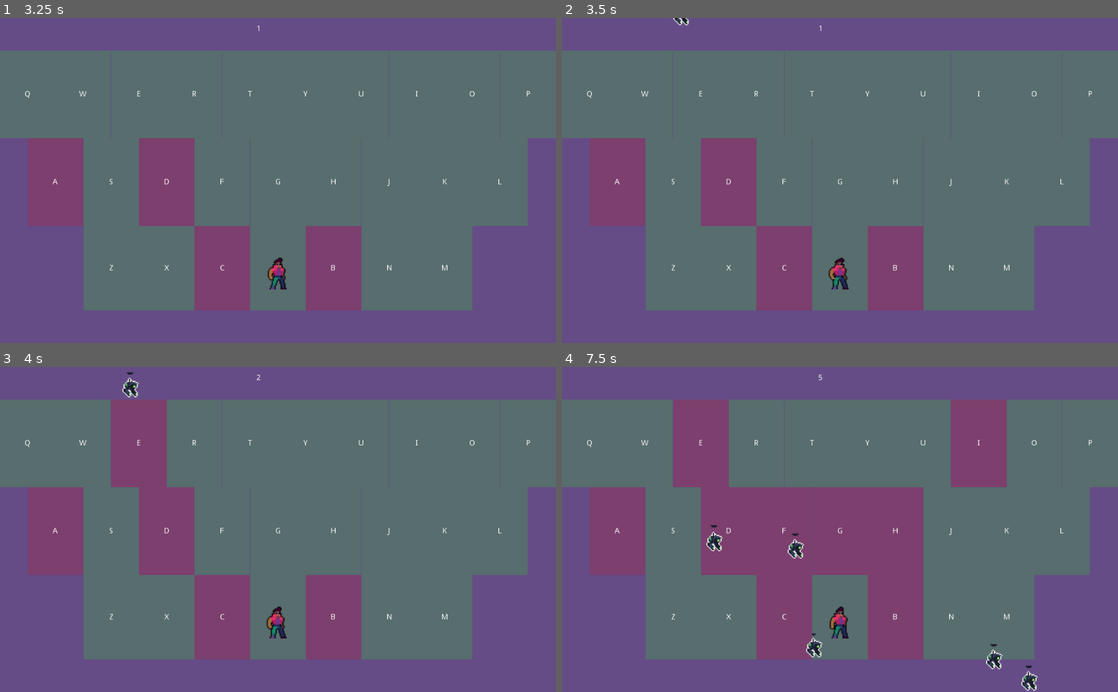
Above: before the commit, frames 1-4 (two rows, left to right).
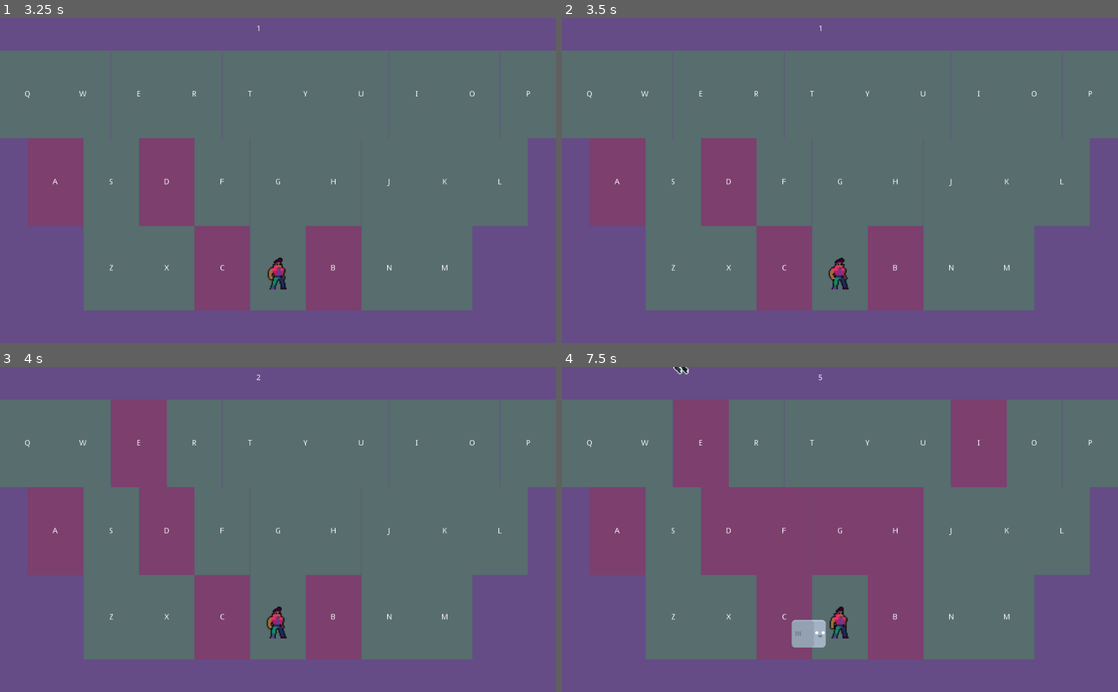
Above: after the commit, the same moments.

Repository: nicholso24/Keyboard-Warrior
Game: Godot game, scene res://Main.tscn
Same seed, same stepped clock (60 frames per second), same inputs: the game is played once before the commit and once after it.
Inputs (mouse positions are in pixels of both pictures, inside the frame that each line leads up to):
- Up to frame 1 (3.25 s): click "Start!" at 0.5 s; move the mouse to (400, 164) at 1.27 s; hold Right (ui_right) 1.28-2.03 s; tap A (a_key) at 1.35 s; tap B (b_key) at 1.55, 2.1 s; tap Enter at 2 s; move the mouse to (166, 196) at 2.02 s; hold Down (ui_down) 2.03-2.78 s; tap C (c_key) at 2.3, 2.85 s; move the mouse to (333, 109) at 2.77 s; hold Right (ui_right) from 2.78 s (still down); tap D (d_key) at 3.05 s
- Up to frame 2 (3.5 s): keep holding Right (ui_right)
- Up to frame 3 (4 s): move the mouse to (250, 594) at 3.52 s; release Right (ui_right) at 3.53 s; hold Up (ui_up) from 3.53 s (still down); tap D (d_key) at 3.6 s; tap E (e_key) at 3.8 s
- Up to frame 4 (7.5 s): move the mouse to (1006, 578) at 4.27 s; release Up (ui_up) at 4.28 s; hold Left (ui_left) 4.28-5.78 s; tap E (e_key) at 4.35 s; tap F (f_key) at 4.55, 5.1 s; move the mouse to (673, 480) at 5.02 s; tap G (g_key) at 5.3, 5.85 s; move the mouse to (867, 529) at 5.77 s; hold Down (ui_down) 5.78-6.53 s; tap H (h_key) at 6.05, 6.6 s; move the mouse to (756, 448) at 6.52 s; hold Right (ui_right) 6.53-7.28 s; tap I (i_key) at 6.8, 7.35 s; move the mouse to (962, 513) at 7.27 s; hold Up (ui_up) from 7.28 s (still down)

Frame 1 is identical in both runs. In frame 2, less than 0.1% of the frame differs, in the area x 20-23%, y 0-3%; in frame 3, 0.1%; in frame 4, 1.2%, in the area x 20-86%, y 0-100%.

Commit message:
added mobs

Diff:
--- a/Keyboard Warrior/Main.gd
+++ b/Keyboard Warrior/Main.gd
@@ -2,6 +2,8 @@
 
 var score = 0
 var scene = load("res://Robot.tscn")
+var term = load("res://Terminator.tscn")
+var unstop = load("res://Unstoppable.tscn")
 func _ready():
 	randomize()
 
@@ -18,6 +20,8 @@
 	yield($StartTimer,"timeout")
 	$ScoreTimer.start()
 	$RobotTimer.start()
+	$TermTimer.start()
+	$UnstopTimer.start()
 
 
 
@@ -26,7 +30,9 @@
 	get_tree().call_group("mobs","queue_free")
 	$ScoreTimer.stop()
 	$RobotTimer.stop()
+	$TermTimer.stop()
 	$HUD.show_game_over()
+	$UnstopTimer.stop()
 
 
 func _on_RobotTimer_timeout():
@@ -44,3 +50,33 @@
 func _on_ScoreTimer_timeout():
 	score += 1
 	$HUD.update_score(score)
+
+
+func _on_TermTimer_timeout():
+	var mob_spawn_location = $MobPath/MobSpawn
+	mob_spawn_location.unit_offset = randf()
+
+	var robot = term.instance()
+	add_child(robot)
+
+	robot.position = mob_spawn_location.position
+
+
+
+func _on_UnstopTimer_timeout():
+	var dir = true
+	if randi() % 2:
+		dir = false
+	if dir:
+		var mob_spawn_location = $UnstopPosition1
+		var robot = unstop.instance()
+		add_child(robot)
+		robot.position = mob_spawn_location.position
+		robot._on_spawn($UnstopPosition2)
+
+	else:
+		var mob_spawn_location = $UnstopPosition2
+		var robot = unstop.instance()
+		add_child(robot)
+		robot.position = mob_spawn_location.position
+		robot._on_spawn($UnstopPosition1)
--- a/Keyboard Warrior/Main.tscn
+++ b/Keyboard Warrior/Main.tscn
@@ -774,6 +774,7 @@
 position = Vector2( 758, 562 )
 
 [node name="RobotTimer" type="Timer" parent="."]
+wait_time = 5.0
 
 [node name="ScoreTimer" type="Timer" parent="."]
 
@@ -789,8 +790,22 @@
 [node name="MobSpawn" type="PathFollow2D" parent="MobPath"]
 position = Vector2( 1081, -59 )
 rotation = -3.13349
+
+[node name="TermTimer" type="Timer" parent="."]
+wait_time = 3.0
+
+[node name="UnstopPosition1" type="Position2D" parent="."]
+position = Vector2( -3, 288 )
+
+[node name="UnstopPosition2" type="Position2D" parent="."]
+position = Vector2( 1094, 288 )
+
+[node name="UnstopTimer" type="Timer" parent="."]
+wait_time = 10.0
 
 [connection signal="start_game" from="HUD" to="." method="new_game"]
 [connection signal="hit" from="Player" to="." method="game_over"]
 [connection signal="timeout" from="RobotTimer" to="." method="_on_RobotTimer_timeout"]
 [connection signal="timeout" from="ScoreTimer" to="." method="_on_ScoreTimer_timeout"]
+[connection signal="timeout" from="TermTimer" to="." method="_on_TermTimer_timeout"]
+[connection signal="timeout" from="UnstopTimer" to="." method="_on_UnstopTimer_timeout"]
--- /dev/null
+++ b/Keyboard Warrior/Terminator.gd
@@ -0,0 +1,19 @@
+extends KinematicBody2D
+onready var player = get_node("/root/Main/Player")
+var velocity = Vector2(0,0)
+func _ready():
+	yield(get_tree().create_timer(0.1), "timeout")
+	self.rotate(PI / 2)
+	yield(get_tree().create_timer(0.1), "timeout")
+	self.rotate(PI / 2)
+	yield(get_tree().create_timer(0.1), "timeout")
+	self.rotate(PI / 2)
+	yield(get_tree().create_timer(0.1), "timeout")
+	self.rotate(PI / 2)
+	velocity = position.direction_to(player.position) * 300
+
+func _physics_process(delta):
+		move_and_collide(velocity * delta)
+
+func kill():
+	queue_free()
--- /dev/null
+++ b/Keyboard Warrior/Terminator.tscn
@@ -0,0 +1,19 @@
+[gd_scene load_steps=4 format=2]
+
+[ext_resource path="res://robot_blueBody.png" type="Texture" id=1]
+[ext_resource path="res://Terminator.gd" type="Script" id=2]
+
+[sub_resource type="RectangleShape2D" id=1]
+extents = Vector2( 77, 59.5 )
+
+[node name="Terminator" type="KinematicBody2D" groups=["mobs"]]
+scale = Vector2( 0.4, 0.4 )
+collision_mask = 0
+script = ExtResource( 2 )
+
+[node name="CollisionShape2D" type="CollisionShape2D" parent="."]
+position = Vector2( -1, -0.5 )
+shape = SubResource( 1 )
+
+[node name="Sprite" type="Sprite" parent="."]
+texture = ExtResource( 1 )
--- /dev/null
+++ b/Keyboard Warrior/Unstoppable.gd
@@ -0,0 +1,12 @@
+extends KinematicBody2D
+
+var velocity = Vector2(0,0)
+
+func _on_spawn(var pos):
+	velocity = position.direction_to(pos.position) * 200
+
+func _physics_process(delta):
+	move_and_collide(velocity * delta)
+
+func kill():
+	self.scale = Vector2(1,1)
--- /dev/null
+++ b/Keyboard Warrior/Unstoppable.tscn
@@ -0,0 +1,19 @@
+[gd_scene load_steps=4 format=2]
+
+[ext_resource path="res://robot_blueBody.png" type="Texture" id=1]
+[ext_resource path="res://Unstoppable.gd" type="Script" id=2]
+
+[sub_resource type="RectangleShape2D" id=1]
+extents = Vector2( 74.5, 59 )
+
+[node name="Unstoppable" type="KinematicBody2D" groups=["mobs"]]
+scale = Vector2( 0.5, 0.5 )
+collision_mask = 0
+script = ExtResource( 2 )
+
+[node name="CollisionShape2D" type="CollisionShape2D" parent="."]
+position = Vector2( -1.5, 0 )
+shape = SubResource( 1 )
+
+[node name="Sprite" type="Sprite" parent="."]
+texture = ExtResource( 1 )
